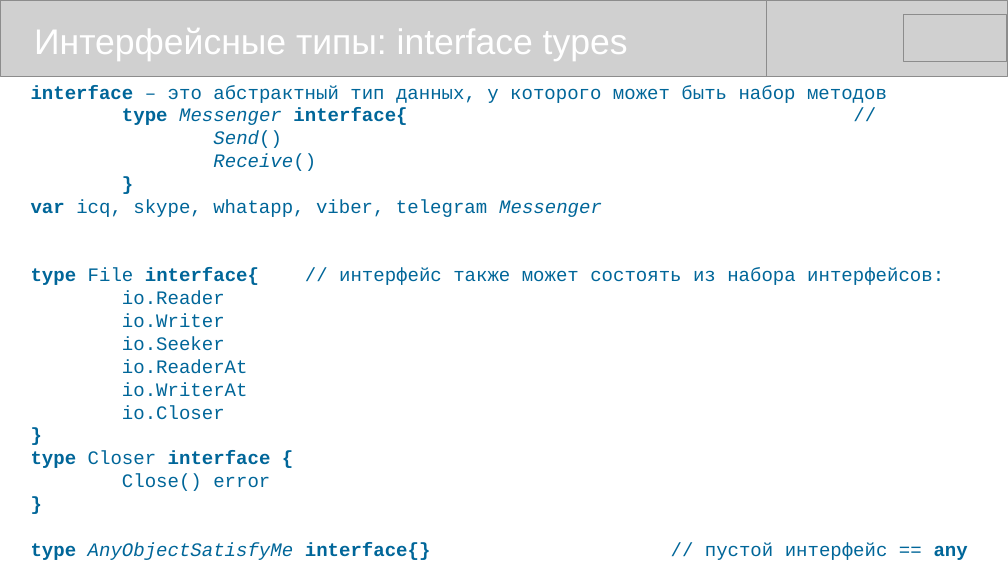
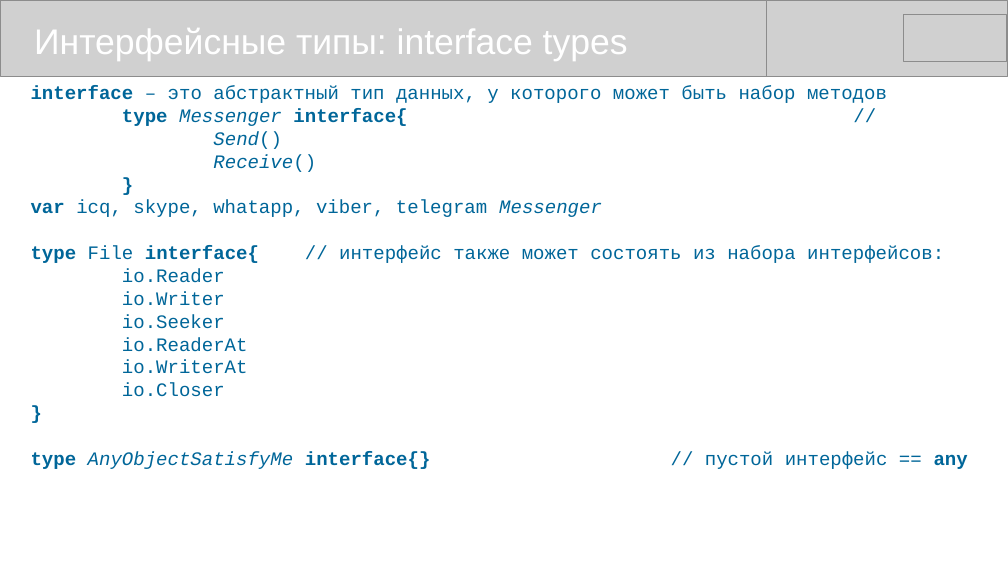
Before and after one commit to mike-shock/Go_language, a slide deck: slide 28 of Go_Review.odp. Drawn at 1008x567 pixels with LibreOffice and Linux fonts; fonts in the diff are those of the drawing; grey boxes stand for pictures. Boxes give left, top, right and bottom in pixels: in the first picture for what was removed or moved away, otherwise in the second. Text is boxed around its words. In the diff, an @@ line names an element or a change of style, - is before the commit and + after.

```diff
--- a/Go_Review.odp
+++ b/Go_Review.odp
@@ text at bbox=[31, 451, 271, 491]: paragraphs removed @@
-type Closer interface {
-Close() error
-}
```
Also in this commit, not shown: 5 other slides changed, 1 slide added, 1 other file.
